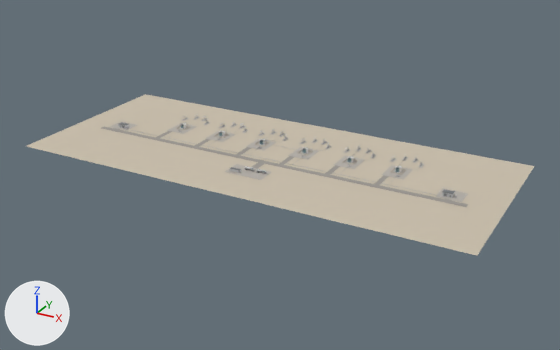
The glTF model blender/field.glb, before and after one commit.
Rendered twice from a 50 mm lens placed at (390.0, -672.0, 325.0), pointed at (12.0, 15.0, -19.0). Arrows for +X, +Y and +Z are at lower left; the lights stay in place. The first picture is the older version. Where no turn or scale is listed for an object, it has been applied to the vertices. Vertices at exactly the same position are counted once.

In view in the first picture: 'SITE_ground', 'SITE_road' and 11 more.
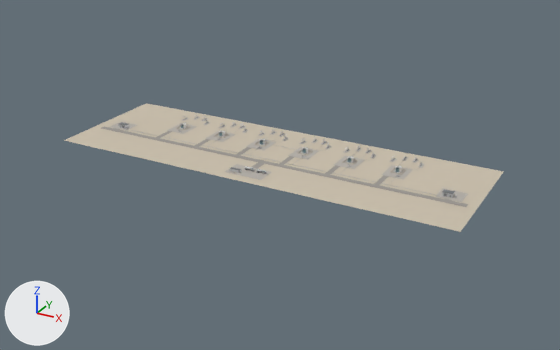
Changed parts and their boxes (x1, y1, x2, y2) in the pictures (560 x 350 px):
'SITE_ground', reshaped (13% narrower, 20% shorter)
    before: (27, 94, 534, 256)
    after: (64, 103, 504, 232)
part 1 of me_site_ground, deleted
    before: (27, 94, 534, 256)

What changed in the scene script:
```text
Change me_site_ground:
    used by ob_site_ground; location = (0.0, 0.0, 0.0)
    remove me_site_ground.from_pydata(...)  # 4725 vertices, 9152 faces; spans x -260.0..260.0, y -90.0..130.0, z 0.0
    add me_site_ground.from_pydata(...)  # 3040 vertices, 5828 faces; spans x -235.0..235.0, y -55.0..100.0, z 0.0
    me_site_ground part 1: 1685 vertices removed from x -260.0..260.0, y -90.0..130.0, z 0.0
```
